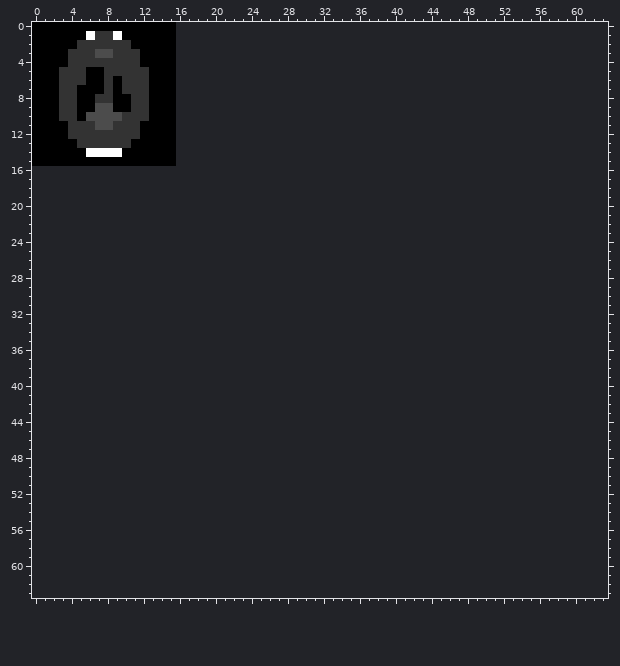
Two versions of one pixel-art sprite, images/tempPhantom.png. Above is the file before it was changed.
The file is 16x16 pixels. The old version is drawn lined up with the new one, on the new canvas.
And afterwards:
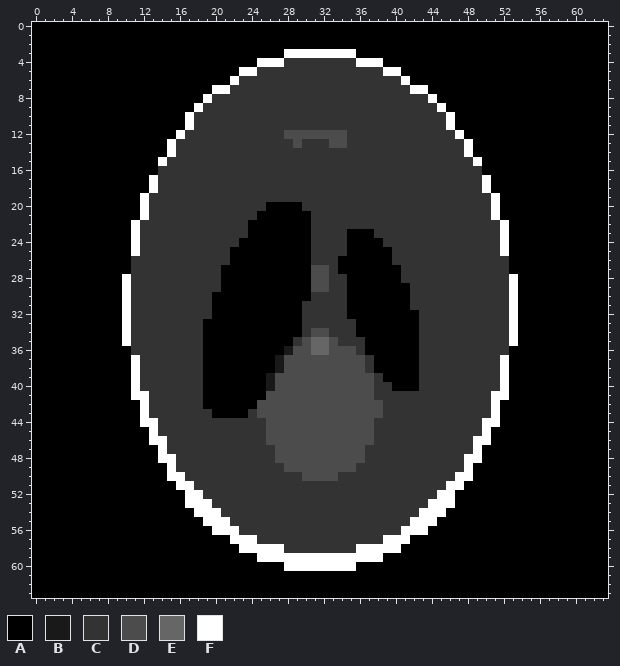
Palette (. is transparent): A #000000  B #191919  C #333333  D #4c4c4c  E #666666  F #ffffff
From the commit log: Phantom image with contrast,size,type controll all working connected with new UI
The edit:
canvas 16x16 -> 64x64
Changed rows in their new state; - is an unchanged pixel.
first column x 0:
 0 ----------------AAAAAAAAAAAAAAAAAAAAAAAAAAAAAAAAAAAAAAAAAAAAAAAA
 1 ------AAAA------AAAAAAAAAAAAAAAAAAAAAAAAAAAAAAAAAAAAAAAAAAAAAAAA
 2 -----AAAAAA-----AAAAAAAAAAAAAAAAAAAAAAAAAAAAAAAAAAAAAAAAAAAAAAAA
 3 ----AAAAAAAA----AAAAAAAAAAAAFFFFFFFFAAAAAAAAAAAAAAAAAAAAAAAAAAAA
 4 ----AAAAAAAA----AAAAAAAAAFFFCCCCCCCCFFFAAAAAAAAAAAAAAAAAAAAAAAAA
 5 ---AAA--AAAAA---AAAAAAAFFCCCCCCCCCCCCCCFFAAAAAAAAAAAAAAAAAAAAAAA
 6 ---AAA--A-AAA---AAAAAAFCCCCCCCCCCCCCCCCCCFAAAAAAAAAAAAAAAAAAAAAA
 7 ---AA---A-AAA---AAAAFFCCCCCCCCCCCCCCCCCCCCFFAAAAAAAAAAAAAAAAAAAA
 8 ---AA--AA--AA---AAAFCCCCCCCCCCCCCCCCCCCCCCCCFAAAAAAAAAAAAAAAAAAA
 9 ---AA--AA--AA---AAFCCCCCCCCCCCCCCCCCCCCCCCCCCFAAAAAAAAAAAAAAAAAA
10 ---AA-AAAAAAA---AFCCCCCCCCCCCCCCCCCCCCCCCCCCCCFAAAAAAAAAAAAAAAAA
11 ----AAAAAAAA----AFCCCCCCCCCCCCCCCCCCCCCCCCCCCCFAAAAAAAAAAAAAAAAA
12 ----AAAAAAAA----FCCCCCCCCCCCDDDDDDDCCCCCCCCCCCCFAAAAAAAAAAAAAAAA
13 -----AAAAAA----FCCCCCCCCCCCCCDCCCDDCCCCCCCCCCCCCFAAAAAAAAAAAAAAA
14 ------AAAA-----FCCCCCCCCCCCCCCCCCCCCCCCCCCCCCCCCFAAAAAAAAAAAAAAA
15 --------------FCCCCCCCCCCCCCCCCCCCCCCCCCCCCCCCCCCFAAAAAAAAAAAAAA
16 AAAAAAAAAAAAAACCCCCCCCCCCCCCCCCCCCCCCCCCCCCCCCCCCCAAAAAAAAAAAAAA
17 AAAAAAAAAAAAAFCCCCCCCCCCCCCCCCCCCCCCCCCCCCCCCCCCCCFAAAAAAAAAAAAA
18 AAAAAAAAAAAAAFCCCCCCCCCCCCCCCCCCCCCCCCCCCCCCCCCCCCFAAAAAAAAAAAAA
19 AAAAAAAAAAAAFCCCCCCCCCCCCCCCCCCCCCCCCCCCCCCCCCCCCCCFAAAAAAAAAAAA
20 AAAAAAAAAAAAFCCCCCCCCCCCCCAAAACCCCCCCCCCCCCCCCCCCCCFAAAAAAAAAAAA
21 AAAAAAAAAAAAFCCCCCCCCCCCCAAAAAACCCCCCCCCCCCCCCCCCCCFAAAAAAAAAAAA
22 AAAAAAAAAAAFCCCCCCCCCCCCAAAAAAACCCCCCCCCCCCCCCCCCCCCFAAAAAAAAAAA
23 AAAAAAAAAAAFCCCCCCCCCCCCAAAAAAACCCCAAACCCCCCCCCCCCCCFAAAAAAAAAAA
24 AAAAAAAAAAAFCCCCCCCCCCCAAAAAAAACCCCAAAACCCCCCCCCCCCCFAAAAAAAAAAA
25 AAAAAAAAAAAFCCCCCCCCCCAAAAAAAAACCCCAAAAACCCCCCCCCCCCFAAAAAAAAAAA
26 AAAAAAAAAAACCCCCCCCCCCAAAAAAAAACCCAAAAAACCCCCCCCCCCCCAAAAAAAAAAA
27 AAAAAAAAAAACCCCCCCCCCAAAAAAAAAADDCAAAAAAACCCCCCCCCCCCAAAAAAAAAAA
28 AAAAAAAAAAFCCCCCCCCCCAAAAAAAAAADDCCAAAAAACCCCCCCCCCCCFAAAAAAAAAA
29 AAAAAAAAAAFCCCCCCCCCCAAAAAAAAAADDCCAAAAAAACCCCCCCCCCCFAAAAAAAAAA
30 AAAAAAAAAAFCCCCCCCCCAAAAAAAAAAACCCCAAAAAAACCCCCCCCCCCFAAAAAAAAAA
31 AAAAAAAAAAFCCCCCCCCCAAAAAAAAAACCCCCAAAAAAACCCCCCCCCCCFAAAAAAAAAA
32 AAAAAAAAAAFCCCCCCCCCAAAAAAAAAACCCCCAAAAAAAACCCCCCCCCCFAAAAAAAAAA
33 AAAAAAAAAAFCCCCCCCCAAAAAAAAAAACCCCCCAAAAAAACCCCCCCCCCFAAAAAAAAAA
34 AAAAAAAAAAFCCCCCCCCAAAAAAAAAAACDDCCCAAAAAAACCCCCCCCCCFAAAAAAAAAA
35 AAAAAAAAAAFCCCCCCCCAAAAAAAAAACDEEDCCCAAAAAACCCCCCCCCCFAAAAAAAAAA
36 AAAAAAAAAAACCCCCCCCAAAAAAAAABDDEEDDDCAAAAAACCCCCCCCCCAAAAAAAAAAA
37 AAAAAAAAAAAFCCCCCCCAAAAAAAABDDDDDDDDDCAAAAACCCCCCCCCFAAAAAAAAAAA
38 AAAAAAAAAAAFCCCCCCCAAAAAAAABDDDDDDDDDCAAAAACCCCCCCCCFAAAAAAAAAAA
39 AAAAAAAAAAAFCCCCCCCAAAAAAABDDDDDDDDDDDCAAAACCCCCCCCCFAAAAAAAAAAA
40 AAAAAAAAAAAFCCCCCCCAAAAAAABDDDDDDDDDDDCCAAACCCCCCCCCFAAAAAAAAAAA
41 AAAAAAAAAAAFFCCCCCCAAAAAAADDDDDDDDDDDDCCCCCCCCCCCCCFFAAAAAAAAAAA
42 AAAAAAAAAAAAFCCCCCCAAAAAADDDDDDDDDDDDDDCCCCCCCCCCCCFAAAAAAAAAAAA
43 AAAAAAAAAAAAFCCCCCCCAAAACDDDDDDDDDDDDDDCCCCCCCCCCCCFAAAAAAAAAAAA
44 AAAAAAAAAAAAFFCCCCCCCCCCCCDDDDDDDDDDDDCCCCCCCCCCCCFFAAAAAAAAAAAA
45 AAAAAAAAAAAAAFCCCCCCCCCCCCDDDDDDDDDDDDCCCCCCCCCCCCFAAAAAAAAAAAAA
46 AAAAAAAAAAAAAFFCCCCCCCCCCCDDDDDDDDDDDDCCCCCCCCCCCFFAAAAAAAAAAAAA
47 AAAAAAAAAAAAAAFCCCCCCCCCCCCDDDDDDDDDDCCCCCCCCCCCCFAAAAAAAAAAAAAA
48 AAAAAAAAAAAAAAFFCCCCCCCCCCCDDDDDDDDDDCCCCCCCCCCCFFAAAAAAAAAAAAAA
49 AAAAAAAAAAAAAAAFCCCCCCCCCCCCDDDDDDDDCCCCCCCCCCCCFAAAAAAAAAAAAAAA
50 AAAAAAAAAAAAAAAFFCCCCCCCCCCCCCDDDDCCCCCCCCCCCCCFFAAAAAAAAAAAAAAA
51 AAAAAAAAAAAAAAAAFFCCCCCCCCCCCCCCCCCCCCCCCCCCCCFFAAAAAAAAAAAAAAAA
52 AAAAAAAAAAAAAAAAAFFCCCCCCCCCCCCCCCCCCCCCCCCCCFFAAAAAAAAAAAAAAAAA
53 AAAAAAAAAAAAAAAAAFFFCCCCCCCCCCCCCCCCCCCCCCCCFFFAAAAAAAAAAAAAAAAA
54 AAAAAAAAAAAAAAAAAAFFFCCCCCCCCCCCCCCCCCCCCCCFFFAAAAAAAAAAAAAAAAAA
55 AAAAAAAAAAAAAAAAAAAFFFCCCCCCCCCCCCCCCCCCCCFFFAAAAAAAAAAAAAAAAAAA
56 AAAAAAAAAAAAAAAAAAAAFFFCCCCCCCCCCCCCCCCCCFFFAAAAAAAAAAAAAAAAAAAA
57 AAAAAAAAAAAAAAAAAAAAAAFFFCCCCCCCCCCCCCCFFFAAAAAAAAAAAAAAAAAAAAAA
58 AAAAAAAAAAAAAAAAAAAAAAAFFFFFCCCCCCCCFFFFFAAAAAAAAAAAAAAAAAAAAAAA
59 AAAAAAAAAAAAAAAAAAAAAAAAAFFFFFFFFFFFFFFAAAAAAAAAAAAAAAAAAAAAAAAA
60 AAAAAAAAAAAAAAAAAAAAAAAAAAAAFFFFFFFFAAAAAAAAAAAAAAAAAAAAAAAAAAAA
61 AAAAAAAAAAAAAAAAAAAAAAAAAAAAAAAAAAAAAAAAAAAAAAAAAAAAAAAAAAAAAAAA
62 AAAAAAAAAAAAAAAAAAAAAAAAAAAAAAAAAAAAAAAAAAAAAAAAAAAAAAAAAAAAAAAA
63 AAAAAAAAAAAAAAAAAAAAAAAAAAAAAAAAAAAAAAAAAAAAAAAAAAAAAAAAAAAAAAAA
